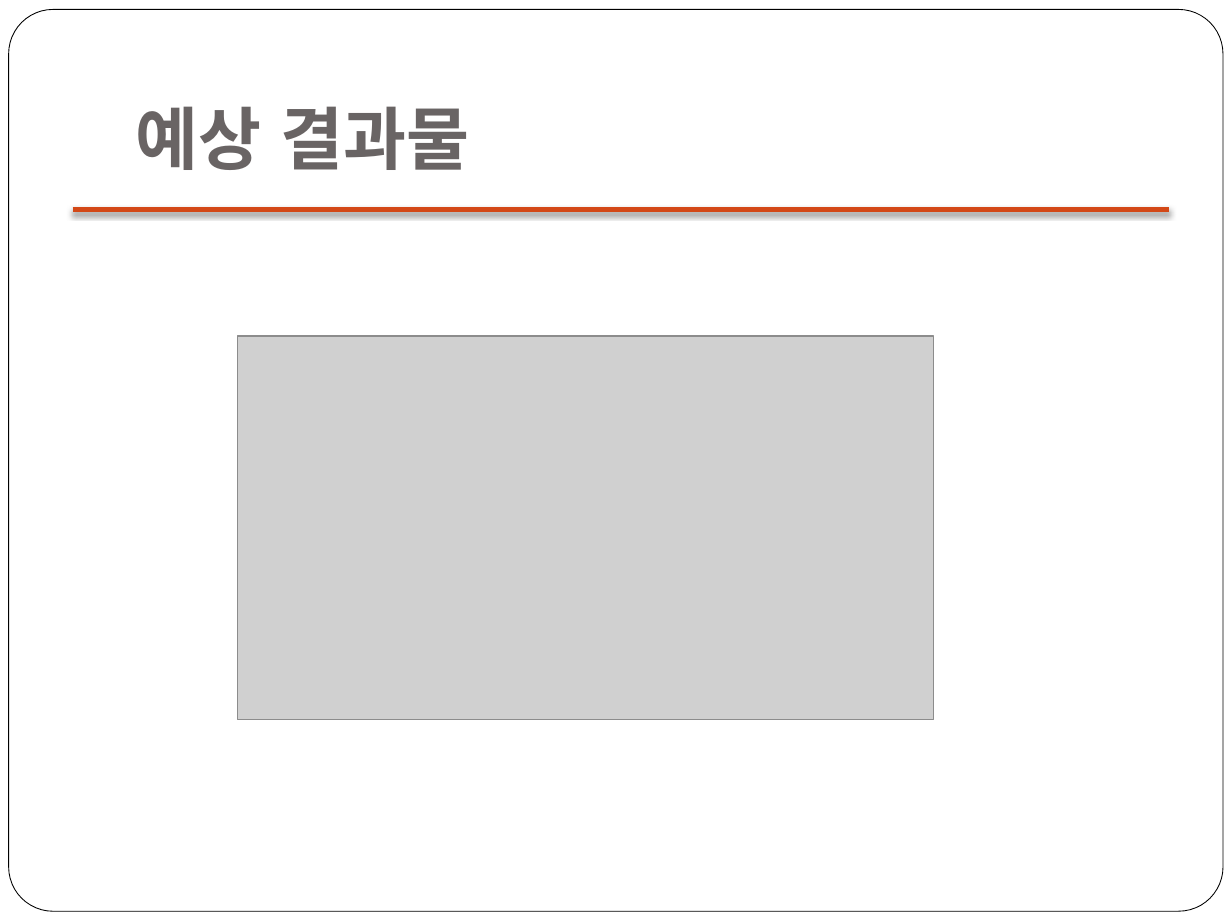
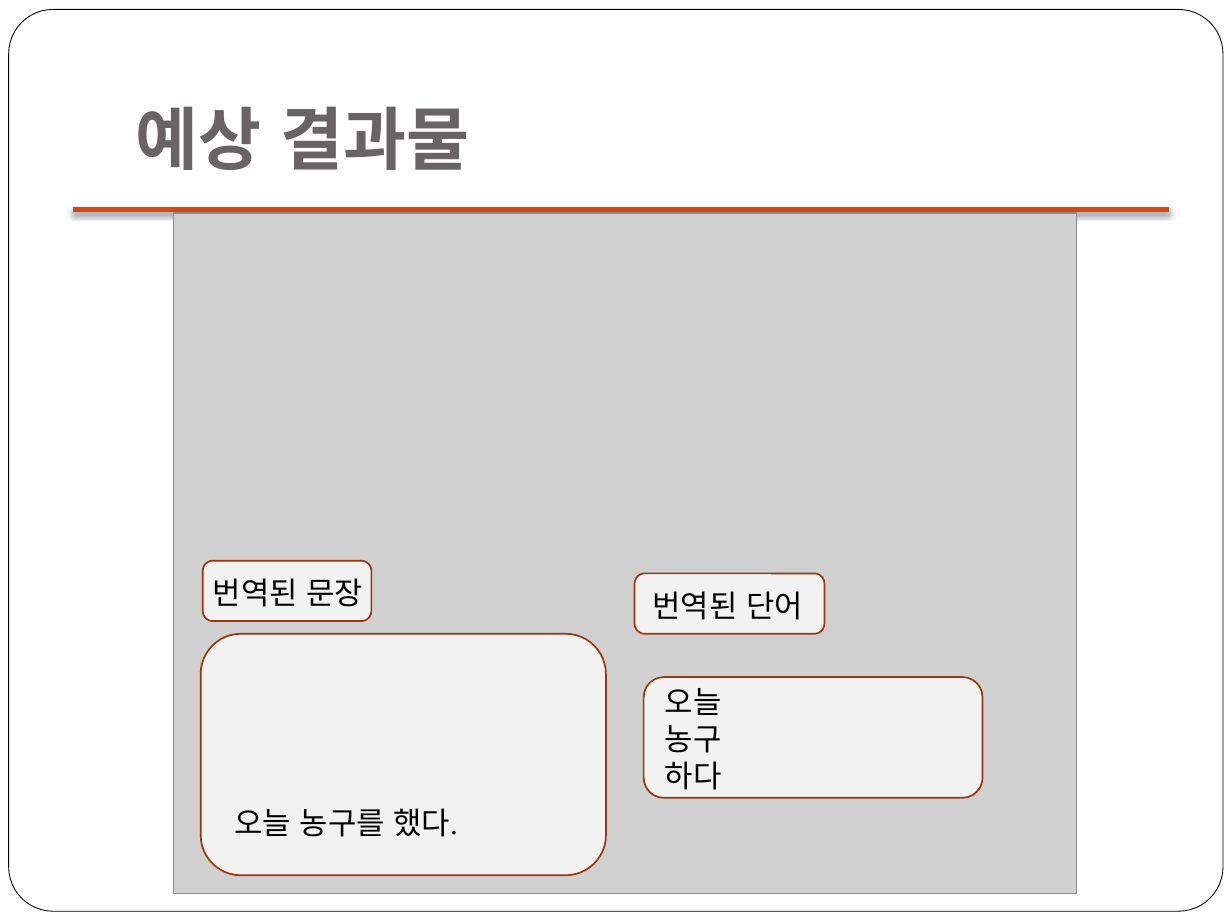
Before and after one commit to 0792004/kinectHR, a slide deck: slide 3 of doc/DSLR Proposal.pptx. Drawn at 1232x924 pixels with LibreOffice and Linux fonts; fonts in the diff are those of the drawing; grey boxes stand for pictures. Boxes give left, top, right and bottom in pixels: in the first picture for what was removed or moved away, otherwise in the second. Text is boxed around its words. In the diff, an @@ line names an element or a change of style, - is before the commit and + after.

```diff
--- a/doc/DSLR Proposal.pptx
+++ b/doc/DSLR Proposal.pptx
@@ picture removed at (x1=238, y1=336, x2=934, y2=719) @@
@@ group added at (x1=174, y1=213, x2=1077, y2=893): 4 rounded rectangles, 4 texts, 1 picture @@
+번역된 문장
+번역된 단어
+오늘 농구를 했다.
+오늘
+농구
+하다
```
Also in this commit, not shown: 3 other slides changed, 22 other files.
